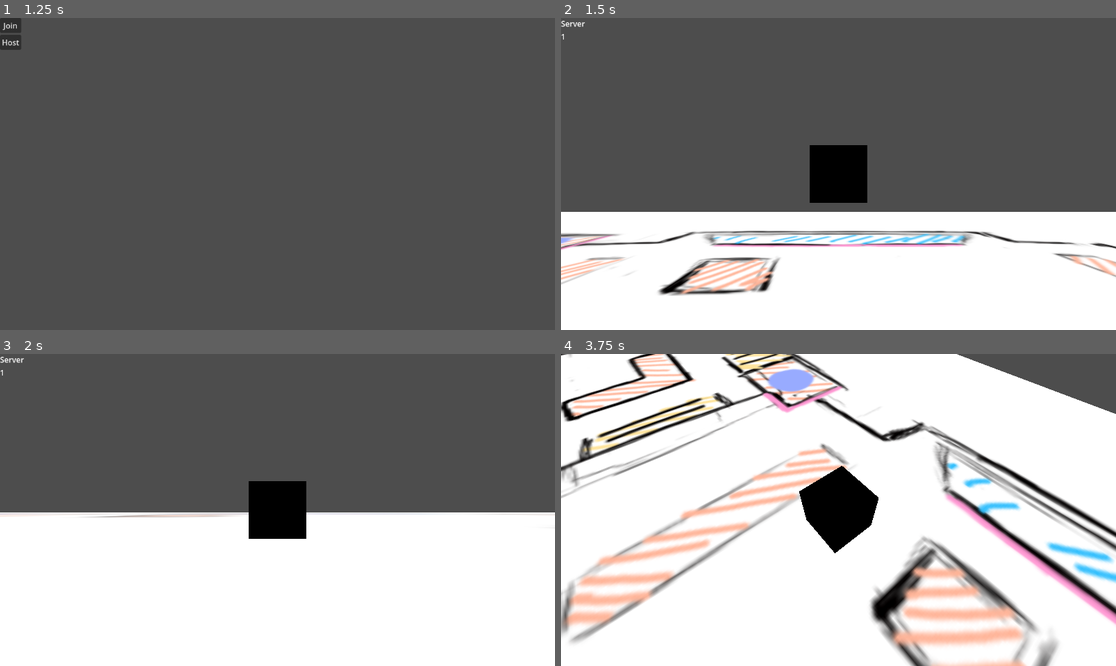
Above: before the commit, frames 1-4 (two rows, left to right).
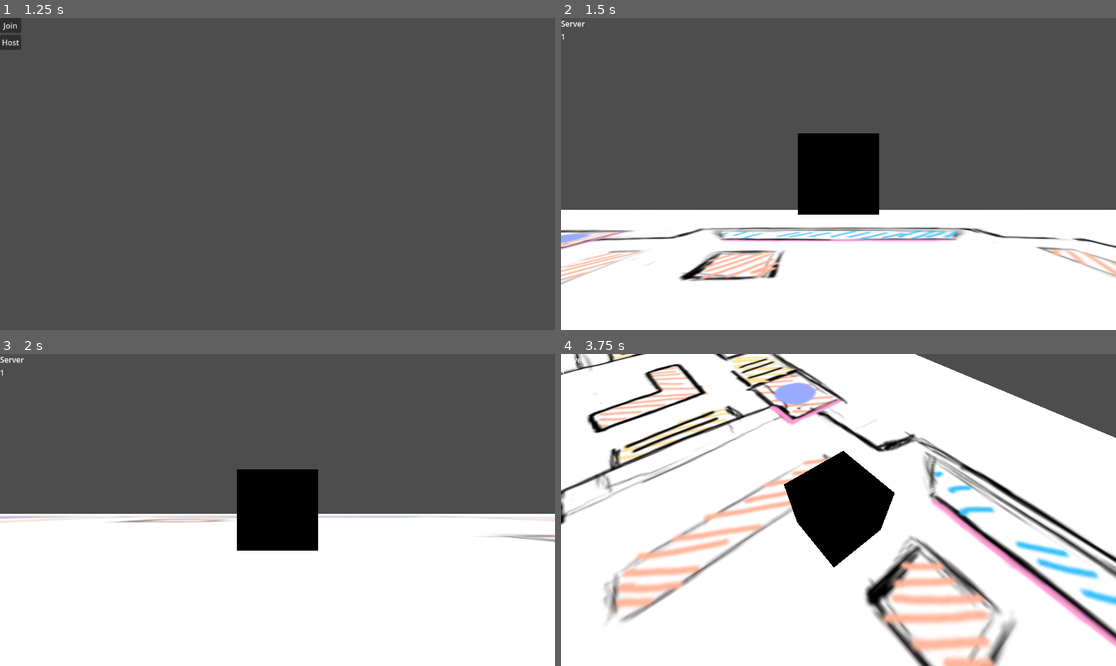
Above: after the commit, the same moments.

Repository: MeatboxDev/GameJam2025
Game: Godot game, scene res://Networking/Network.tscn
Same seed, same stepped clock (60 frames per second), same inputs: the game is played once before the commit and once after it.
Inputs (mouse positions are in pixels of both pictures, inside the frame that each line leads up to):
- Up to frame 1 (1.25 s): tap Enter (ui_accept) at 0.5, 0.77 s; move the mouse to (399, 158) at 0.52 s; hold Right (ui_right) from 0.53 s (still down); hold Space from 0.53 s (still down)
- Up to frame 2 (1.5 s): release Right (ui_right) at 1.25 s; release Space at 1.25 s; click "Host" at 1.25 s
- Up to frame 3 (2 s): no input
- Up to frame 4 (3.75 s): move the mouse to (810, 510) at 2.02 s; hold Up (ui_up) from 2.03 s (still down); tap Space at 2.1, 3.6 s; tap Enter (ui_accept) at 2.27 s; move the mouse to (849, 503) at 2.77 s; hold Space 2.78-3.53 s; move the mouse to (832, 516) at 3.52 s

Frame 1 is identical in both runs. In frame 2, 8.8% of the frame differs, in the area x 0-100%, y 36-90%; in frame 3, 3.3%; in frame 4, 37%, in the area x 0-100%, y 0-100%.

Commit message:
Updated character scale

Diff:
--- a/Networking/test_character.tscn
+++ b/Networking/test_character.tscn
@@ -3,6 +3,7 @@
 [ext_resource type="Script" path="res://Networking/Movement.gd" id="1_n8brg"]
 
 [sub_resource type="BoxShape3D" id="BoxShape3D_5oo6s"]
+size = Vector3(2, 2, 2)
 
 [sub_resource type="BoxMesh" id="BoxMesh_r87g0"]
 
@@ -12,7 +13,7 @@
 [node name="Head" type="Node3D" parent="."]
 
 [node name="SpringArm3D" type="SpringArm3D" parent="Head"]
-spring_length = 4.0
+spring_length = 6.0
 margin = 0.2
 
 [node name="PlayerCamera" type="Camera3D" parent="Head/SpringArm3D"]
@@ -21,4 +22,5 @@
 shape = SubResource("BoxShape3D_5oo6s")
 
 [node name="MeshInstance3D" type="MeshInstance3D" parent="."]
+transform = Transform3D(2, 0, 0, 0, 2, 0, 0, 0, 2, 0, 0, 0)
 mesh = SubResource("BoxMesh_r87g0")
